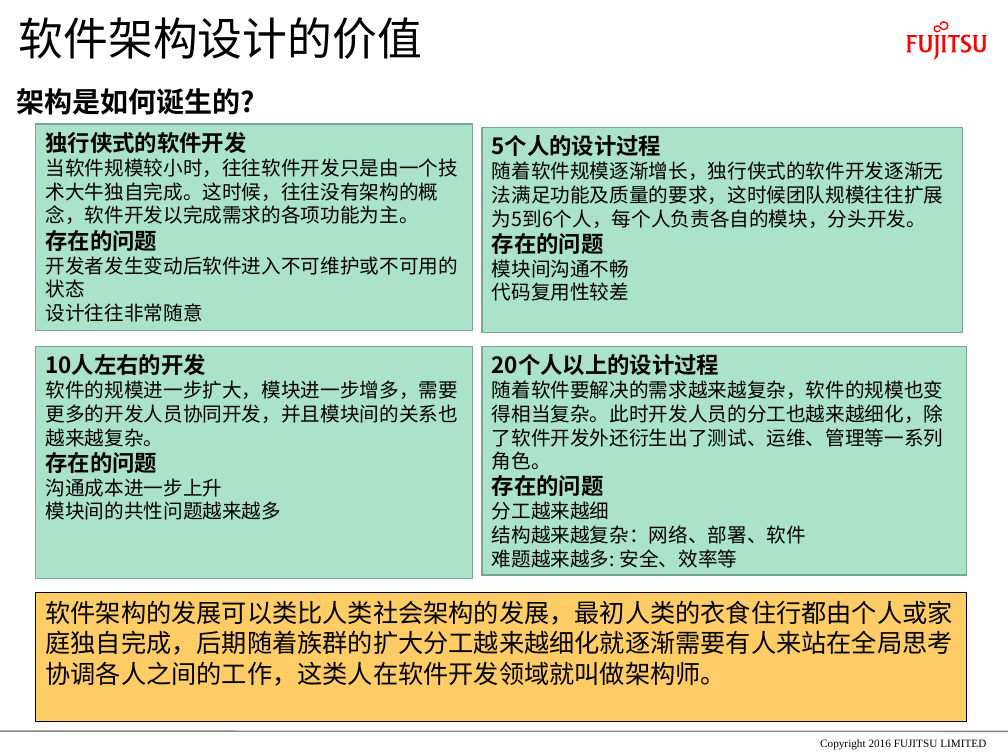
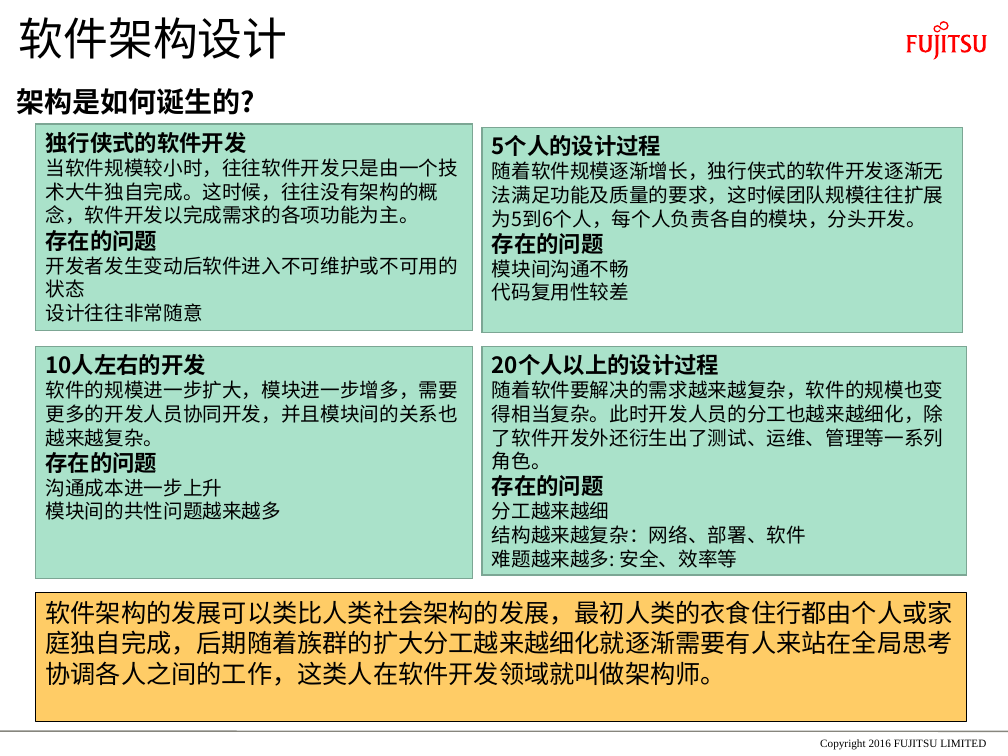
Before and after one commit to xinqinglxl/FileKeeper, a slide deck: slide 3 of 高质量软件架构.ppt. Drawn at 1008x756 pixels with LibreOffice and Linux fonts; fonts in the diff are those of the drawing; background and template pictures are left out. Boxes give left, top, right and bottom in pixels: in the first picture for what was removed or moved away, otherwise in the second. Text is boxed around its words. In the diff, an @@ line names an element or a change of style, - is before the commit and + after.

Commit message:
version 08/20

```diff
--- a/高质量软件架构.ppt
+++ b/高质量软件架构.ppt
@@ text at (19, 17, 288, 59): text changed @@
-软件架构设计的价值
+软件架构设计
```
Also in this commit, not shown: 2 slides added, 2 slides removed.
